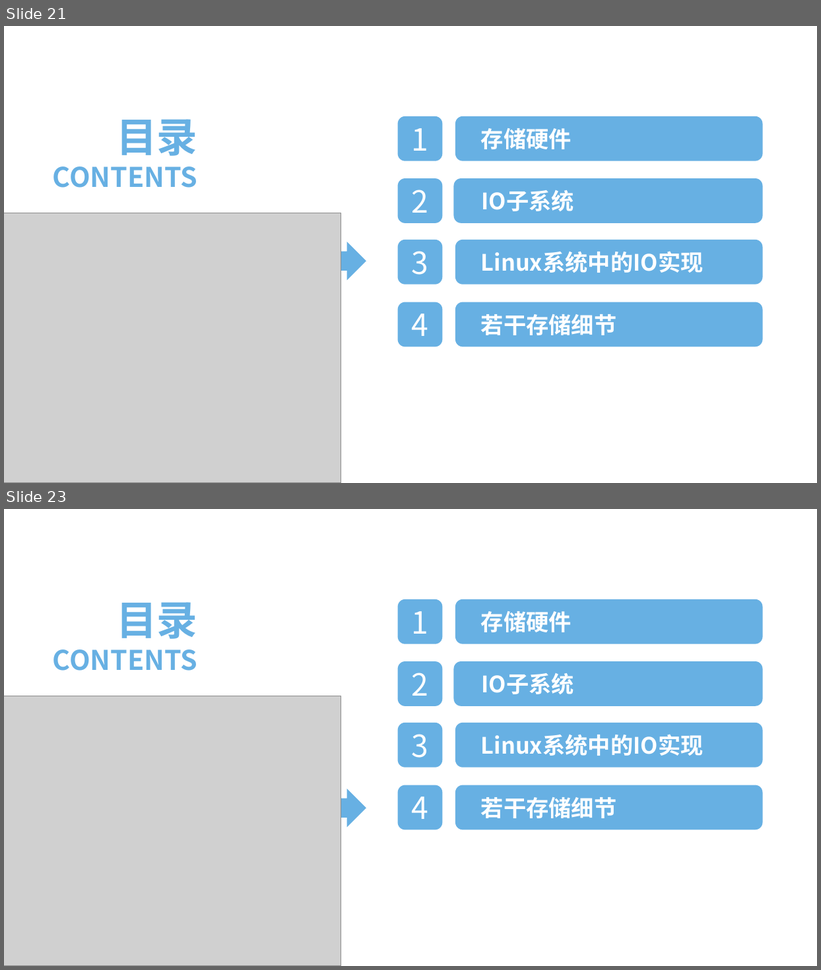
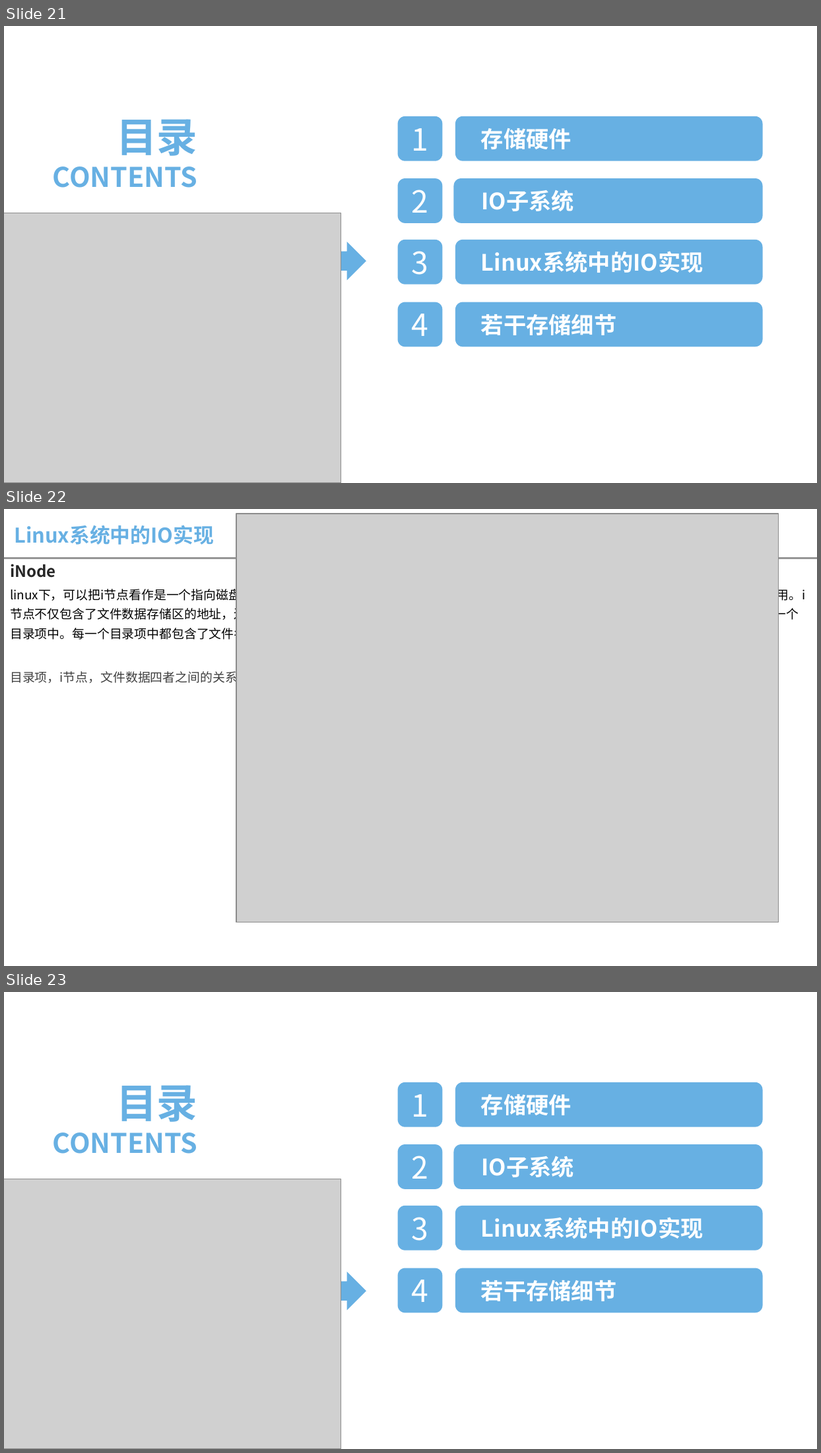
Before and after one commit to foreverfruit/Doc, a slide deck: 学习汇报.pptx. Shown one above the other, each under a label of ours: slides 21 and 23 before the commit, slides 21, 22 and 23 after it; the slides between them are not shown. The pictures are 821x970 and 821x1453 pixels, drawn with LibreOffice and Linux fonts; fonts in the diff are those of the drawing; grey boxes stand for pictures. Boxes give left, top, right and bottom in pixels: in the first picture for what was removed or moved away, otherwise in the second. Text is boxed around its words. In the diff, an @@ line names an element or a change of style, - is before the commit and + after.

```diff
--- a/学习汇报.pptx
+++ b/学习汇报.pptx
@@ slide 22 added at <box>4,509,817,966</box>, background #FFFFFF @@
@@ text added at <box>14,525,214,545</box>, 18 pt, text #67B0E3, bold @@
+Linux系统中的IO实现
@@ picture added at <box>236,514,779,923</box> @@
@@ line added from (4, 559) to (817, 559), #969696 1.75 pt @@
@@ text added at <box>10,564,806,686</box>, 11 pt, text #000000 @@
+iNode
+linux下，可以把i节点看作是一个指向磁盘上该文件存储区的地址。只不过这个地址我们一般是没办法直接使用的，而是通过文件名来间接使用。i节点不仅包含了文件数据存储区的地址，还包含了很多信息，比如数据大小，等等文件信息。但是i节点是不保存文件名的。文件名是保存在一个目录项中。每一个目录项中都包含了文件名和i节点。
+目录项，i节点，文件数据四者之间的关系如图所示。
```
Also in this commit, not shown: 1 slide changed, 29 slides removed, 1 other file.
